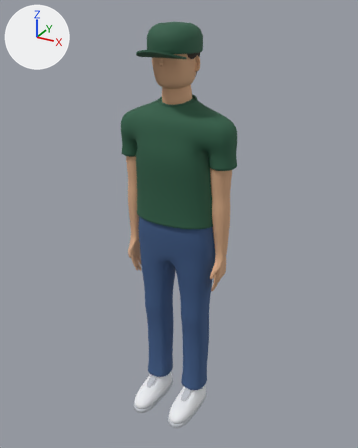
One commit to the glTF model public/assets/models/cafe-staff.glb: the scene before it, then after it.
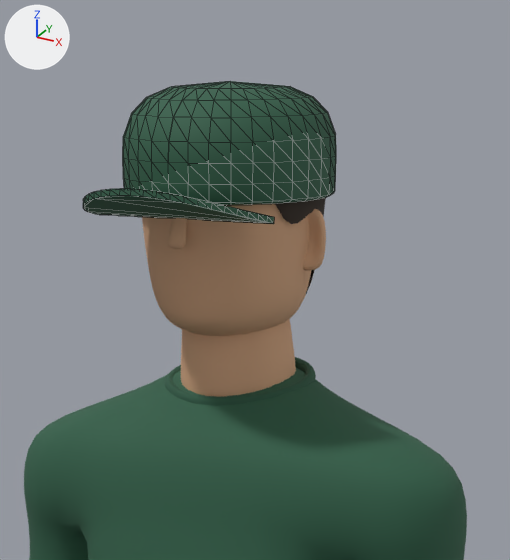
Each version appears first whole from a 50 mm lens placed at (0.945, -1.7, 1.767), pointed at (0.013, -0.007, 0.92), and next in a close-up on the part from 32% to 70% of the width and 0% to 33% of the height. Every picture has the same lights, and +X, +Y and +Z are marked at upper left. The last two pictures show the newer version. The close-ups show mesh edges as thin lines. Vertices at exactly the same position are counted once.

Objects in the first close-up: 'MannequinBody', 'StaffCap'.
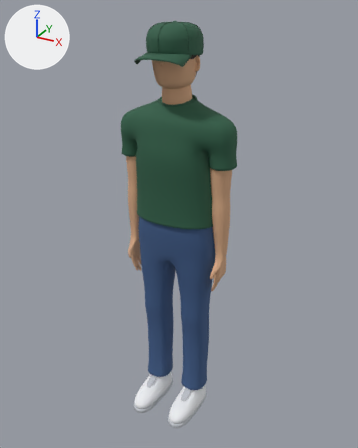
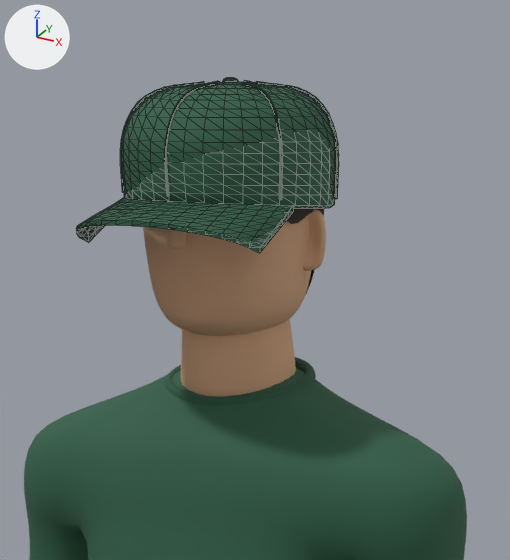
Pixel boxes [x1, y1, x2, y2] of what changed, in the close-ups (510 x 560 px):
'StaffCap', reshaped (23% taller): before [83, 81, 336, 224]; after [76, 77, 339, 253]
part 1 of me_mesh_0, rebuilt (14% wider, 56% taller): before [83, 189, 274, 224]; after [76, 198, 293, 253]
part 2 of me_mesh_0, added: after [223, 77, 238, 82]
part 3 of me_mesh_0, added: after [164, 82, 217, 197]
part 4 of me_mesh_0, added: after [241, 82, 283, 200]
part 5 of me_mesh_0, added: after [256, 81, 339, 199]
part 6 of me_mesh_0, added: after [120, 81, 204, 192]
part 7 of me_mesh_0, built on: before [123, 81, 336, 205]; after [121, 81, 336, 208]

Patch to the scene script:
```diff
--- a/public/assets/models/cafe-staff.glb.py
+++ b/public/assets/models/cafe-staff.glb.py
@@ mat_material_0 @@
 n0 = _N.new('ShaderNodeBsdfPrincipled'); n0.name = 'Principled BSDF'
-n0.inputs[0].default_value = (0.0284, 0.112, 0.063, 1.0)  # 'Base Color', dark green #2f5e47
-n0.inputs[2].default_value = 0.78  # 'Roughness'
+n0.inputs[2].default_value = 0.82  # 'Roughness'
 n1 = _N.new('ShaderNodeOutputMaterial'); n1.name = 'Material Output'
+n2 = _N.new('ShaderNodeVertexColor'); n2.name = 'Color Attribute'
 _L.new(n0.outputs[0], n1.inputs[0])  # 'BSDF' to 'Surface'
+_L.new(n2.outputs[0], n0.inputs[0])  # 'Color' to 'Base Color'
@@ me_mesh_0 @@
 # used by ob_staffcap; location = (0.0, 0.0, 1.5)
-me_mesh_0.from_pydata(...)  # 315 vertices, 576 faces; spans x -0.099..0.099, y -0.195..0.104, z 0.098..0.216
+me_mesh_0.from_pydata(...)  # 1282 vertices, 2404 faces; spans x -0.099..0.099, y -0.194..0.11, z 0.074..0.219
+# me_mesh_0 part 1: the loose piece of 50 vertices spanning x -0.095..0.095, y -0.195..-0.1, z 0.098..0.131 is rebuilt with 238 vertices and now spans x -0.093..0.093, y -0.194..-0.056, z 0.074..0.116
+# me_mesh_0 part 2: a new loose piece of 69 vertices spanning x -0.007..0.007, y -0.02..-0.005, z 0.213..0.219, in mat_material_0
+# me_mesh_0 part 3: a new loose piece of 68 vertices spanning x -0.001..0.001, y -0.134..-0.04, z 0.12..0.216, in mat_material_0
+# me_mesh_0 part 4: a new loose piece of 68 vertices spanning x 0.02..0.088, y -0.073..-0.025, z 0.117..0.216, in mat_material_0
+# me_mesh_0 part 5: a new loose piece of 68 vertices spanning x 0.02..0.088, y 0.001..0.048, z 0.109..0.216, in mat_material_0
+# me_mesh_0 part 6: a new loose piece of 68 vertices spanning x -0.088..-0.02, y -0.073..-0.025, z 0.117..0.216, in mat_material_0
+# me_mesh_0 part 7: 256 vertices removed from x -0.099..0.099, y -0.128..0.104, z 0.113..0.211; 608 vertices added at x -0.099..0.099, y -0.132..0.11, z 0.097..0.216
+# other edits to the shape of me_mesh_0 do not show in these pictures
 me_mesh_0.materials.append(mat_material_0)
```
